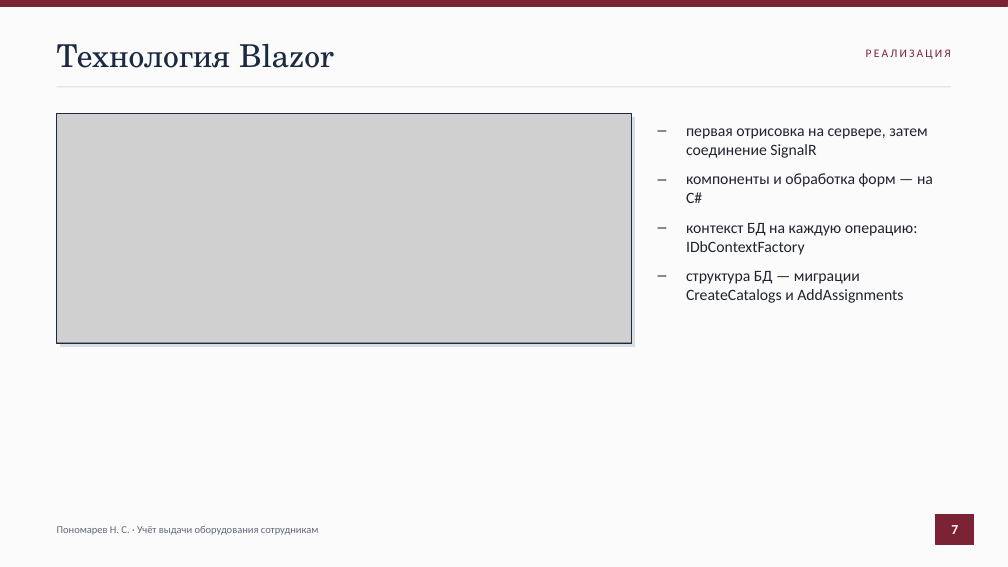
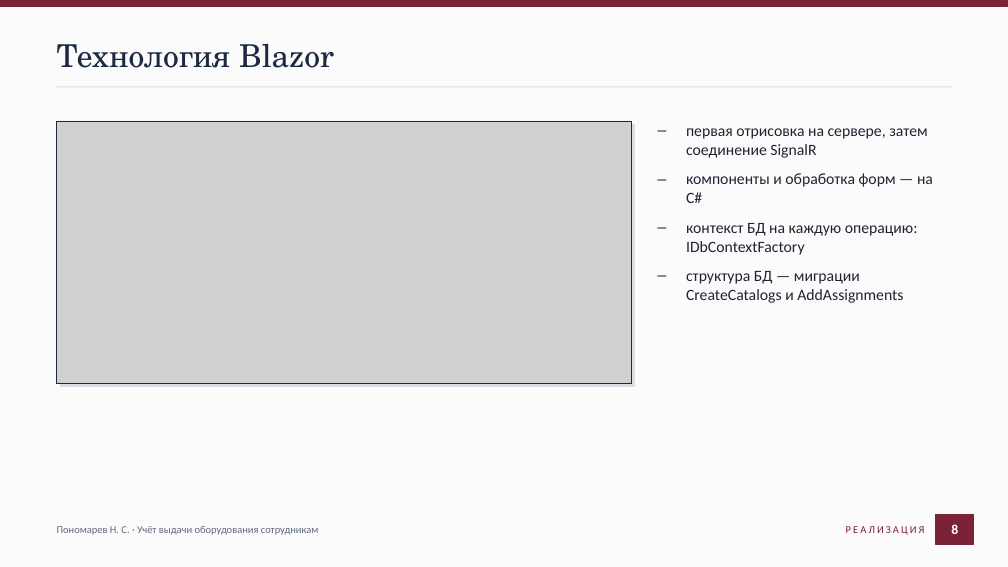
Before and after one commit to Black287234/KP-Nek, a slide deck: slide 8 of docs/Презентация.pptx (slide 7 before the commit). Drawn at 1008x567 pixels with LibreOffice and Linux fonts; fonts in the diff are those of the drawing; grey boxes stand for pictures. Boxes give left, top, right and bottom in pixels: in the first picture for what was removed or moved away, otherwise in the second. Text is boxed around its words. In the diff, an @@ line names an element or a change of style, - is before the commit and + after.

```diff
--- a/docs/Презентация.pptx
+++ b/docs/Презентация.pptx
@@ picture: place and size @@
-picture at [57,113,631,343]
+picture at [57,121,631,383]
@@ rectangle: place and size @@
-rectangle at [57,113,631,343]
+rectangle at [57,121,631,383]
@@ rectangle: place and size @@
-rectangle at [60,117,635,347]
+rectangle at [60,125,635,387]
@@ text "РЕАЛИЗАЦИЯ": place and size @@
-text "РЕАЛИЗАЦИЯ" at [866,49,951,59]
+text "РЕАЛИЗАЦИЯ" at [846,526,925,535]
@@ text "РЕАЛИЗАЦИЯ" at [846,526,925,535]: size 11 to 10 pt @@
@@ text at [951,524,958,534]: text changed @@
-7
+8
```
Also in this commit, not shown: 10 other slides changed, 2 slides added, 1 slide removed, 15 other files.
